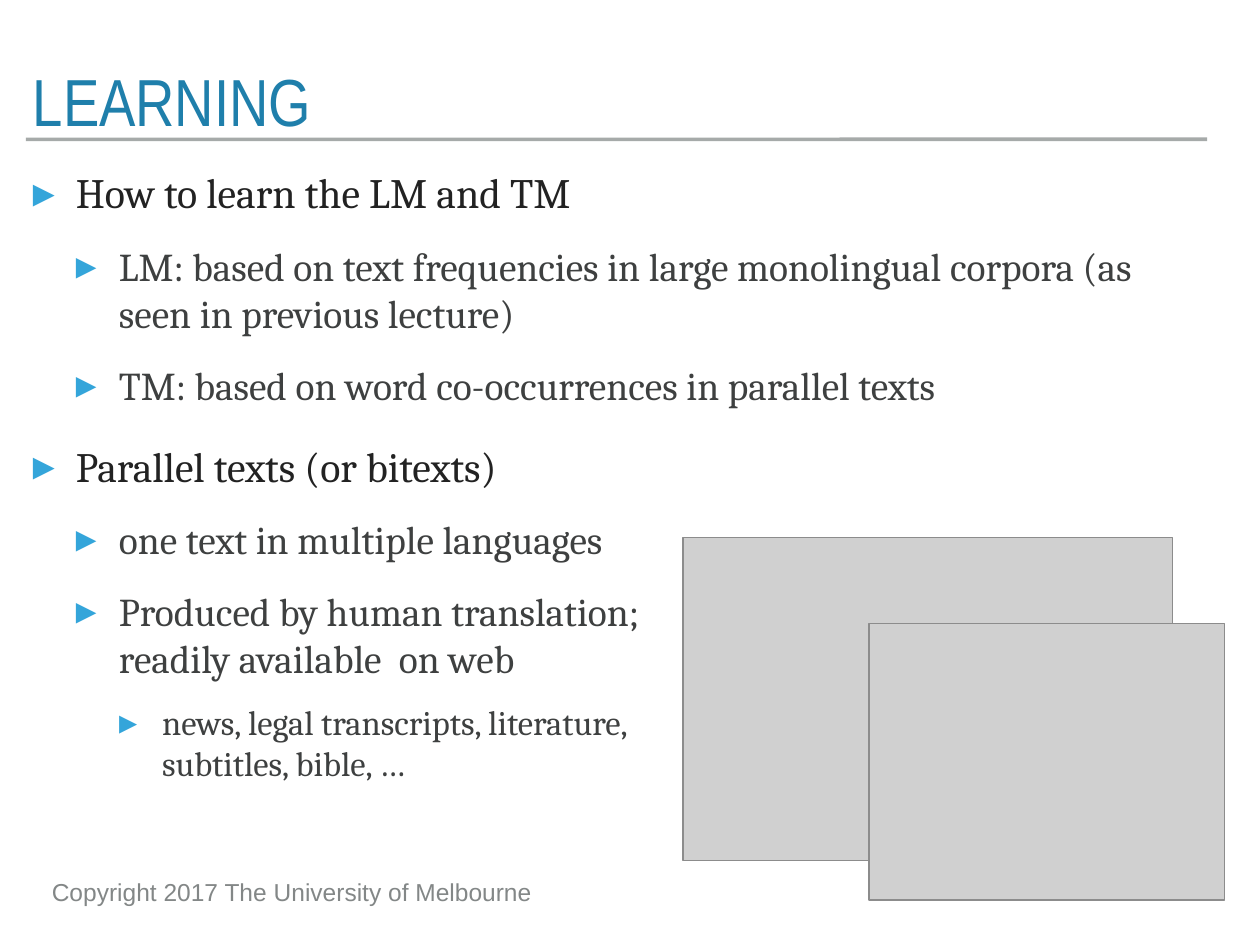
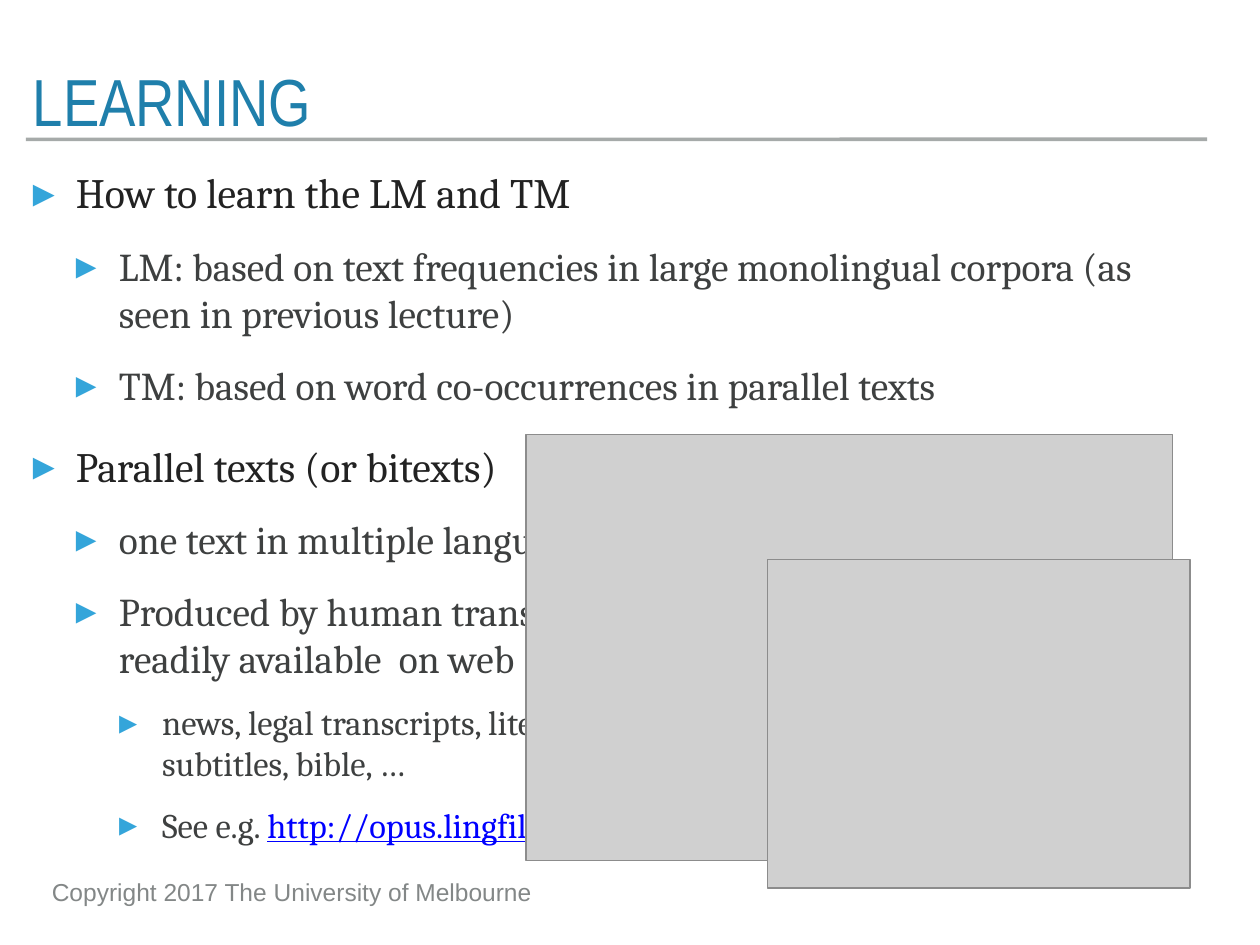
Before and after one commit to trevorcohn/comp90042, a slide deck: slide 9 of slides/WSTA_L20_machine_translation_word.pptx. Drawn at 1260x945 pixels with LibreOffice and Linux fonts; fonts in the diff are those of the drawing; grey boxes stand for pictures. Boxes give left, top, right and bottom in pixels: in the first picture for what was removed or moved away, otherwise in the second. Text is boxed around its words. In the diff, an @@ line names an element or a change of style, - is before the commit and + after.

```diff
--- a/slides/WSTA_L20_machine_translation_word.pptx
+++ b/slides/WSTA_L20_machine_translation_word.pptx
@@ picture: place and size @@
-picture at <box>683,538,1173,861</box>
+picture at <box>527,435,1173,861</box>
@@ picture: place and size @@
-picture at <box>869,624,1225,900</box>
+picture at <box>767,559,1189,888</box>
@@ text at <box>162,806,624,846</box>: paragraph added @@
+    ▸ See e.g. http://opus.lingfil.uu.se/
```
Also in this commit, not shown: 12 other slides changed, 1 other file.
